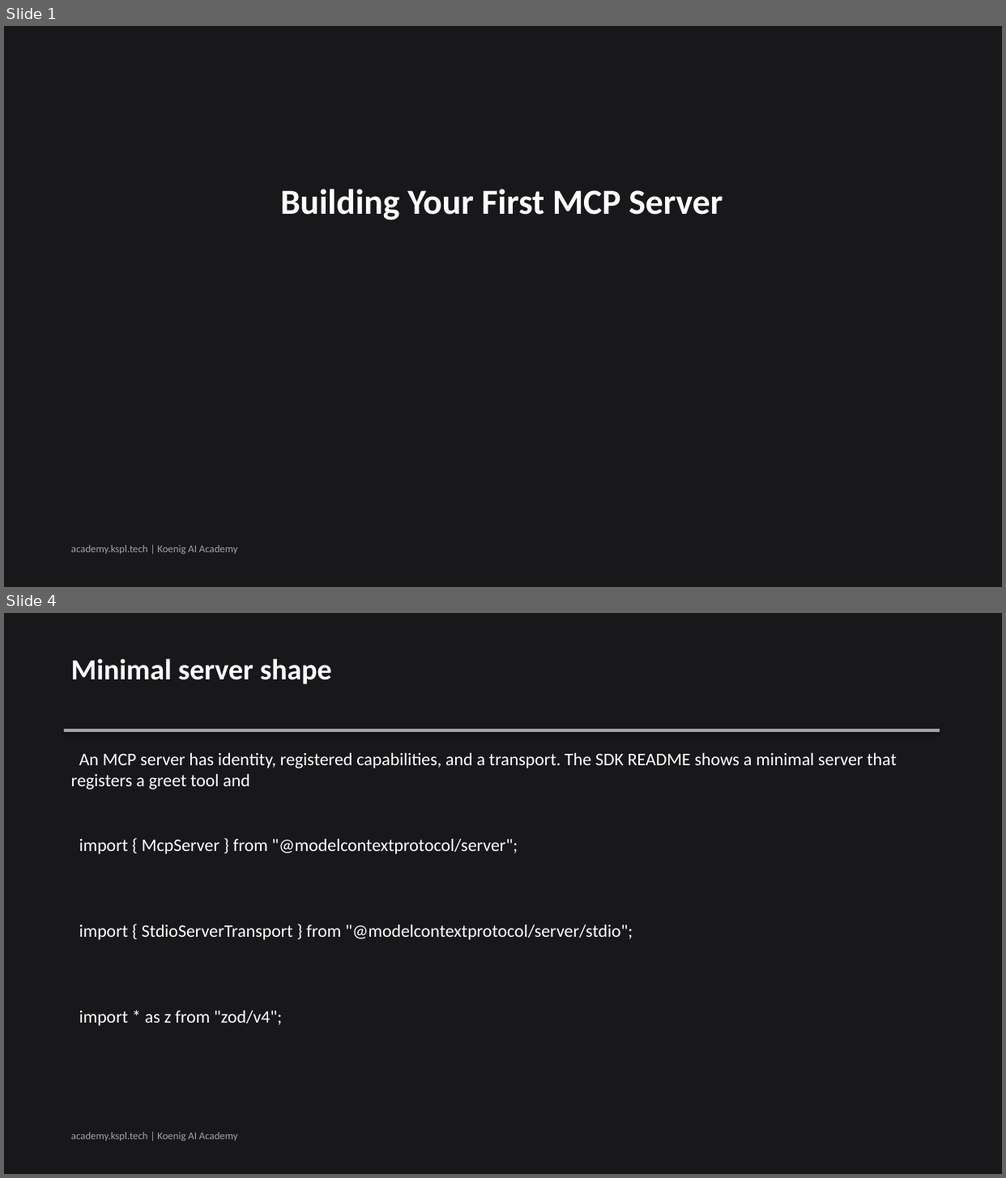
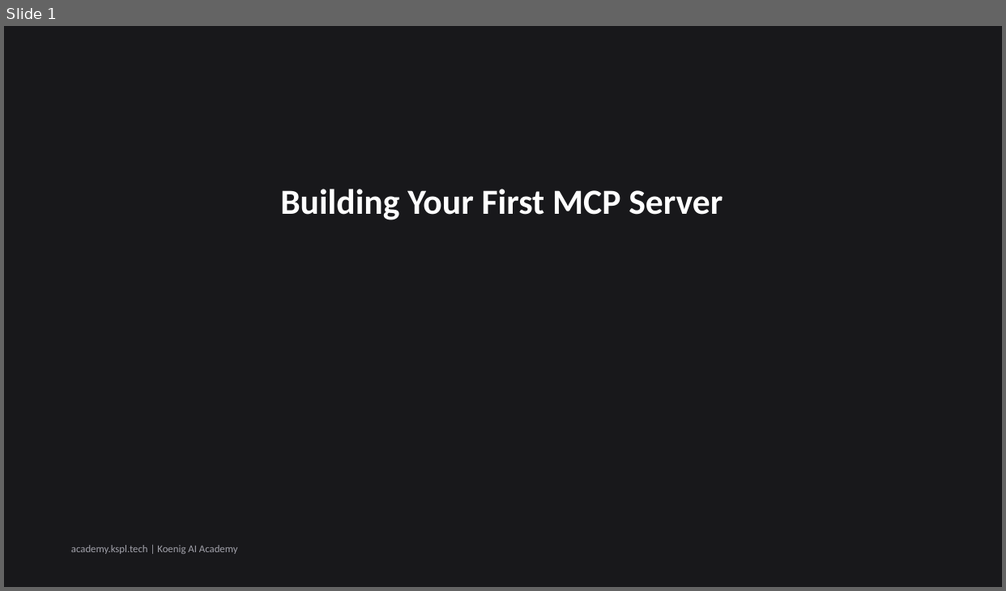
Before and after one commit to Koenig-Solutions-Private-Limited/koenig-ai-org, a slide deck: vault/courses/claude-tool-use-from-zero/ch03-slides.pptx. Shown one above the other, each under a label of ours: slides 1 and 4 before the commit, slide 1 after it; the slides between them are not shown. The pictures are 1006x1178 and 1006x591 pixels, drawn with LibreOffice and Linux fonts; fonts in the diff are those of the drawing. Boxes give left, top, right and bottom in pixels: in the first picture for what was removed or moved away, otherwise in the second. Text is boxed around its words. In the diff, an @@ line names an element or a change of style, - is before the commit and + after.

```diff
--- a/vault/courses/claude-tool-use-from-zero/ch03-slides.pptx
+++ b/vault/courses/claude-tool-use-from-zero/ch03-slides.pptx
@@ slide 4 removed at <box>4,613,1002,1174</box>, background #18181B @@
@@ text removed at <box>71,658,332,684</box> @@
-Minimal server shape
@@ rectangle removed at <box>64,729,940,732</box> @@
@@ text removed at <box>71,753,896,790</box> @@
-An MCP server has identity, registered capabilities, and a transport. The SDK README shows a minimal server that registers a greet tool and
@@ text removed at <box>79,839,518,854</box> @@
-import { McpServer } from "@modelcontextprotocol/server";
@@ text removed at <box>79,925,633,940</box> @@
-import { StdioServerTransport } from "@modelcontextprotocol/server/stdio";
@@ text removed at <box>79,1011,282,1026</box> @@
-import * as z from "zod/v4";
@@ text removed at <box>71,1132,238,1141</box> @@
-academy.kspl.tech | Koenig AI Academy
```
Also in this commit, not shown: 1 slide changed, 4 slides added, 4 other slides removed.
